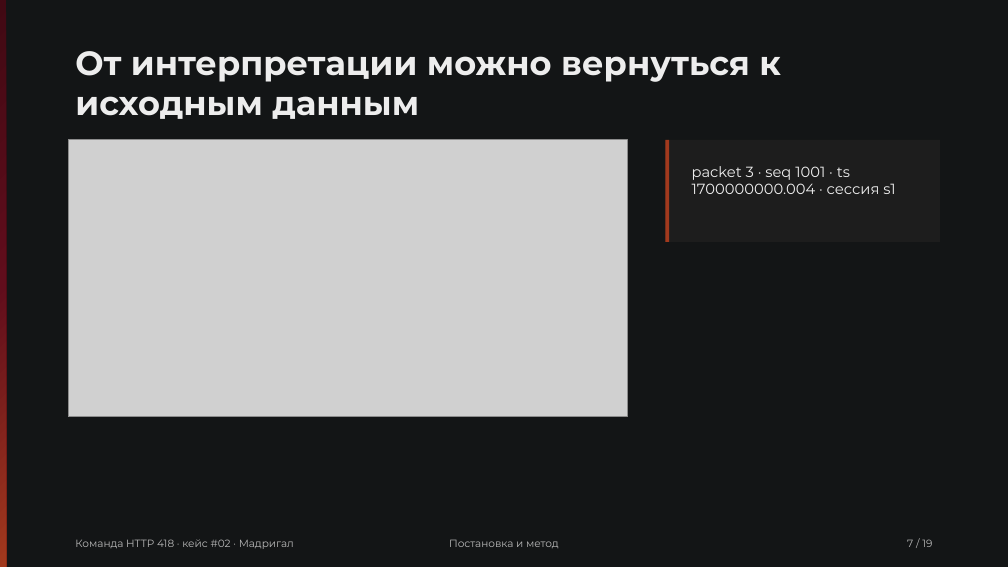
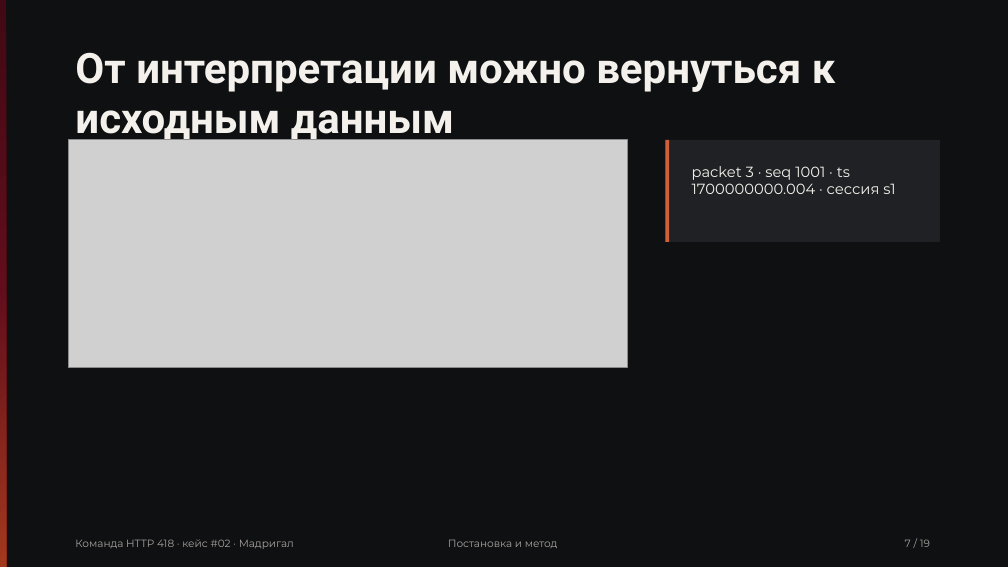
Before and after one commit to Pavel1778/madrigal-protocol-lab, a slide deck: slide 7 of presentation/slides.pptx. Drawn at 1008x567 pixels with LibreOffice and Linux fonts; fonts in the diff are those of the drawing; grey boxes stand for pictures. Boxes give left, top, right and bottom in pixels: in the first picture for what was removed or moved away, otherwise in the second. Text is boxed around its words. In the diff, an @@ line names an element or a change of style, - is before the commit and + after.

```diff
--- a/presentation/slides.pptx
+++ b/presentation/slides.pptx
@@ rectangle at (0, 0, 1008, 567): fill #131516 to #0E1011 @@
@@ text "От интерпретации можно вернуться к ..." at (75, 52, 836, 144): size 32 to 40 pt, font Montserrat to Roboto, text colour #EDEDED to #F4F1EC @@
@@ picture: place and size @@
-picture at (68, 140, 628, 417)
+picture at (68, 140, 628, 368)
@@ rectangle at (665, 140, 940, 242): fill #1D1D1D to #1F2124 @@
@@ rectangle at (665, 140, 669, 242): fill #A2391D to #D0603A @@
@@ text colour #B8B8B8 to #A8A29E in 3 elements at (75, 539, 294, 549), (448, 539, 558, 548), (905, 539, 930, 547) @@
```
Also in this commit, not shown: 18 other slides changed, 40 other files.
